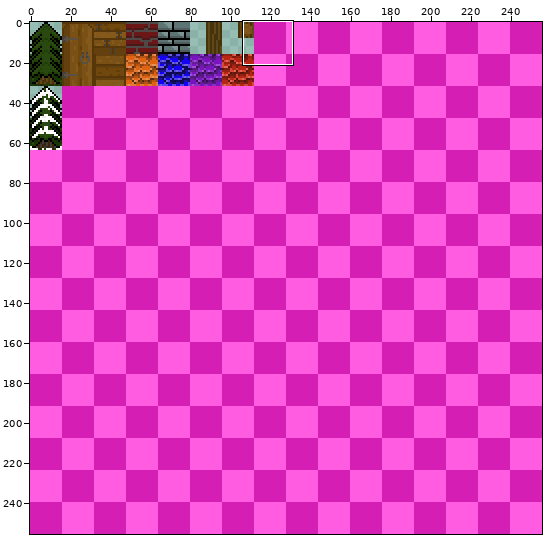
One commit to this sprite sheet: data/tiles/decoration.png. Above, an overview of the earlier version with the close-up marked.
Close-up. Before the edit:
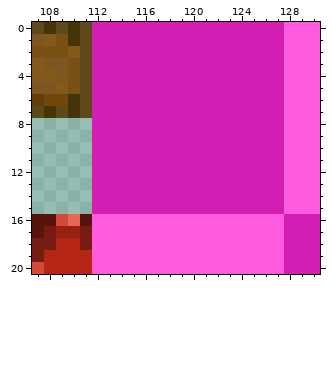
The file is 256x256 pixels. Pixels under 10% opacity are left out. Colours within 5 levels of each other are drawn and written as one. Shown: x 107..130, y 0..20. The commit also changed other parts of the picture, which this record leaves out.
Now the later version:
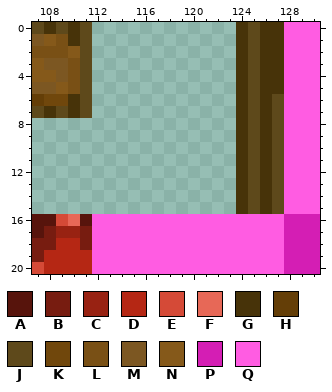
Palette (. is transparent): A #57140c  B #771c10  C #982212  D #b52714  E #d54a37  F #e76857  G #473309  H #643e07  J #5e491b  K #70470c  L #795015  M #7c5722  N #85591a  P #d41eb4  Q #ff5ce2
Diff:
y 0..5: x 112..127 PPPPPPPPPPPPPPPP -> ............GJGG
y 6..15: x 112..127 PPPPPPPPPPPPPPPP -> ............GJGJ
